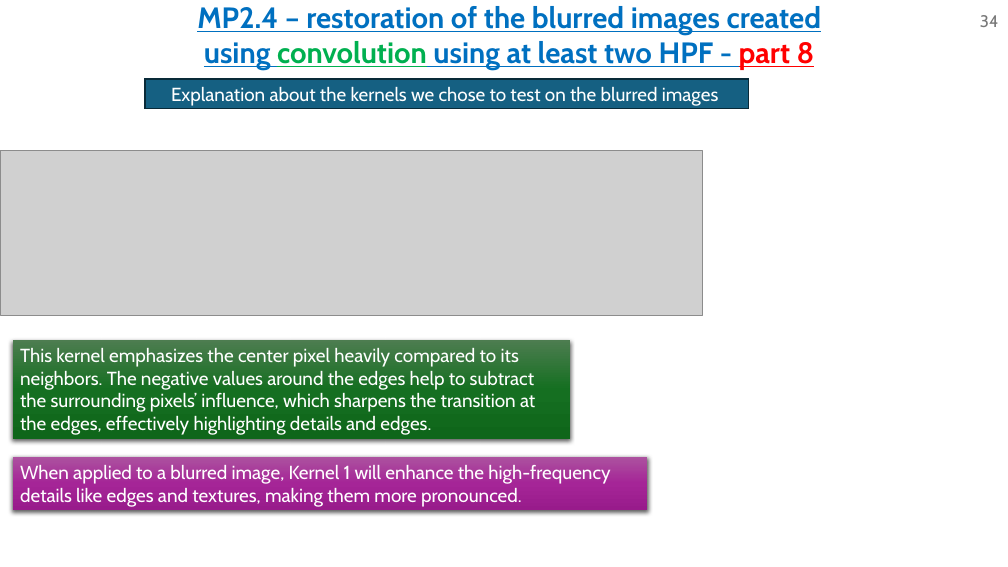
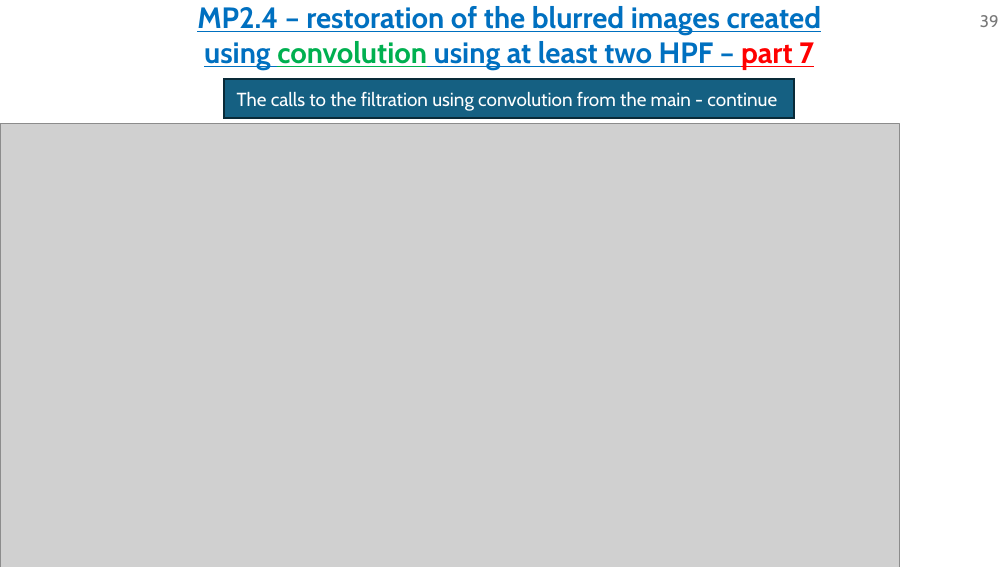
Before and after one commit to omripony/image-processing, a slide deck: slide 39 of MP2/1950-2210-7939-ImPr-IP-MP2.pptx (slide 34 before the commit). Drawn at 1008x567 pixels with LibreOffice and Linux fonts; fonts in the diff are those of the drawing; grey boxes stand for pictures. Boxes give left, top, right and bottom in pixels: in the first picture for what was removed or moved away, otherwise in the second. Text is boxed around its words. In the diff, an @@ line names an element or a change of style, - is before the commit and + after.

```diff
--- a/MP2/1950-2210-7939-ImPr-IP-MP2.pptx
+++ b/MP2/1950-2210-7939-ImPr-IP-MP2.pptx
@@ text at [197, 6, 821, 70]: text changed @@
-MP2.4 – restoration of the blurred images created using convolution using at least two HPF - part 8
+MP2.4 – restoration of the blurred images created using convolution using at least two HPF – part 7
@@ page number at [980, 15, 999, 27]: text changed @@
-34
+39
@@ rectangle removed at [145, 79, 749, 108] @@
-Explanation about the kernels we chose to test on the blurred images
@@ rectangle added at [224, 79, 794, 118], fill #156082, outline #092A39 1.5 pt, 18 pt, text #FFFFFF @@
+The calls to the filtration using convolution from the main - continue
@@ picture added at [0, 124, 900, 567] @@
@@ picture removed at [0, 150, 702, 315] @@
@@ rectangle removed at [13, 340, 571, 439] @@
-This kernel emphasizes the center pixel heavily compared to its neighbors. The negative values around the edges help to subtract the surrounding pixels’ influence, which sharpens the transition at the edges, effectively highlighting details and edges.
@@ rectangle removed at [13, 457, 648, 510] @@
-When applied to a blurred image, Kernel 1 will enhance the high-frequency details like edges and textures, making them more pronounced.
```
Also in this commit, not shown: 28 other slides changed, 10 slides added, 12 slides removed, 11 other files.
